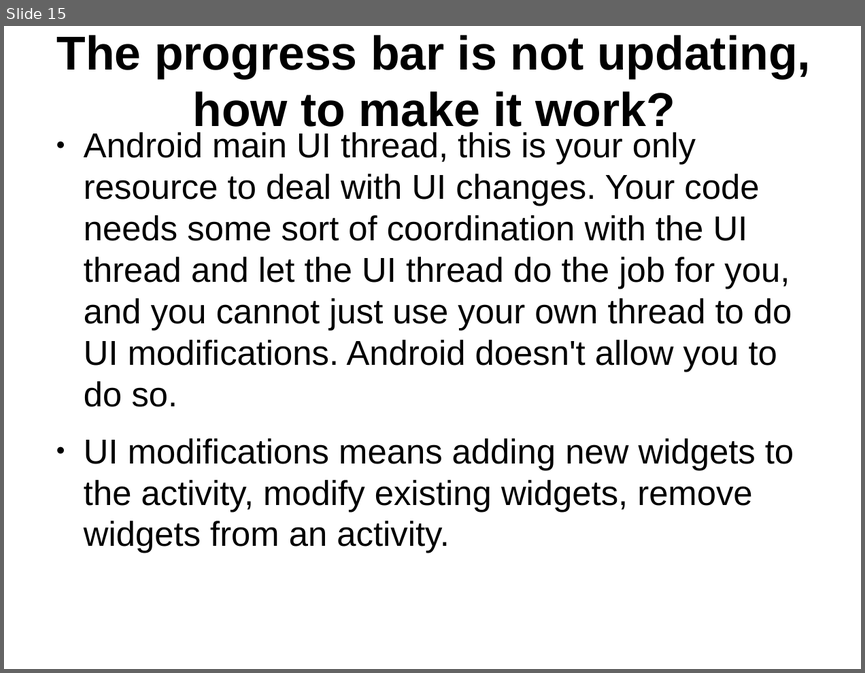
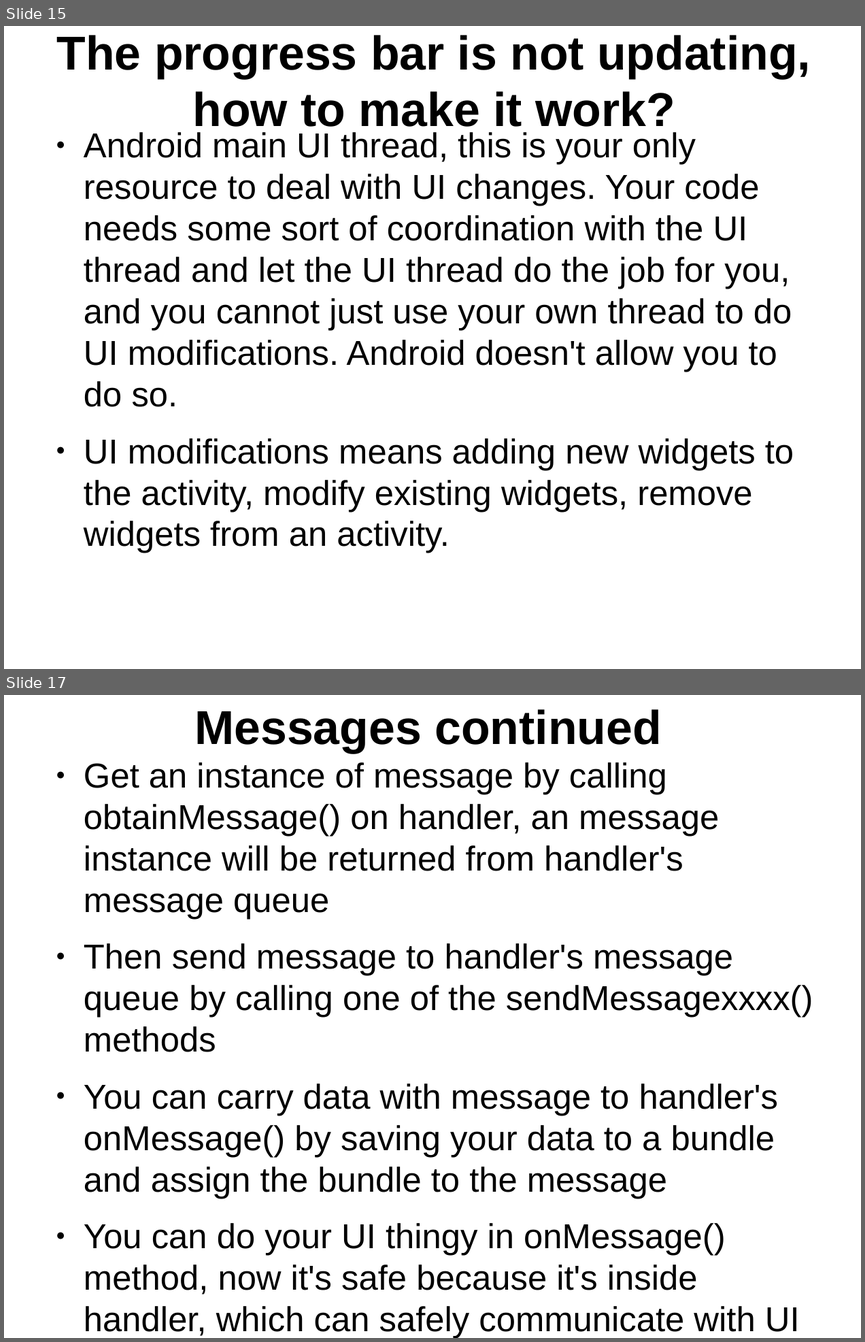
Before and after one commit to thegreatdao/testa, a slide deck: assets/android2.odp. Shown one above the other, each under a label of ours: slide 15 before the commit, slides 15 and 17 after it; the slides between them are not shown. The pictures are 865x673 and 865x1342 pixels, drawn with LibreOffice and Linux fonts; fonts in the diff are those of the drawing. Boxes give left, top, right and bottom in pixels: in the first picture for what was removed or moved away, otherwise in the second. Text is boxed around its words. In the diff, an @@ line names an element or a change of style, - is before the commit and + after.

```diff
--- a/assets/android2.odp
+++ b/assets/android2.odp
@@ slide 17 added at bbox=[4, 695, 861, 1338], background #FFFFFF @@
@@ title added at bbox=[194, 709, 661, 753], 44 pt, text #000000, bold @@
+Messages continued
@@ text added at bbox=[84, 762, 813, 1338], 32 pt, text #000000 @@
+● Get an instance of message by calling obtainMessage() on handler, an message instance will be returned from handler's message queue
+● Then send message to handler's message queue by calling one of the sendMessagexxxx() methods
+● You can carry data with message to handler's onMessage() by saving your data to a bundle and assign the bundle to the message
+● You can do your UI thingy in onMessage() method, now it's safe because it's inside handler, which can safely communicate with UI thread.
```
Also in this commit, not shown: 1 slide changed, 5 other slides added, 1 slide removed, 4 other files.
